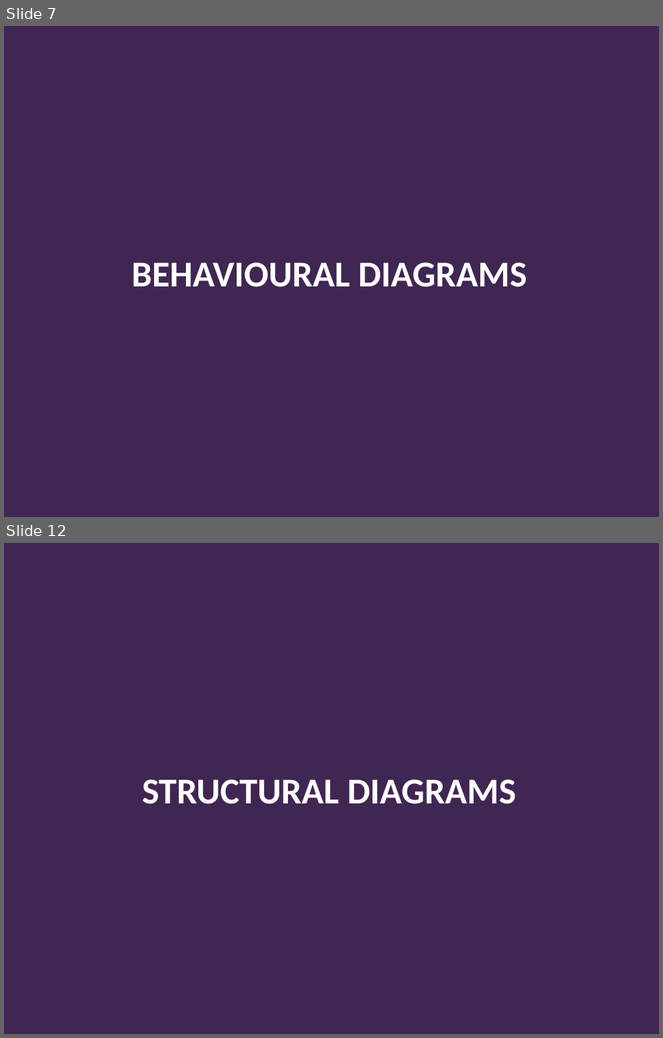
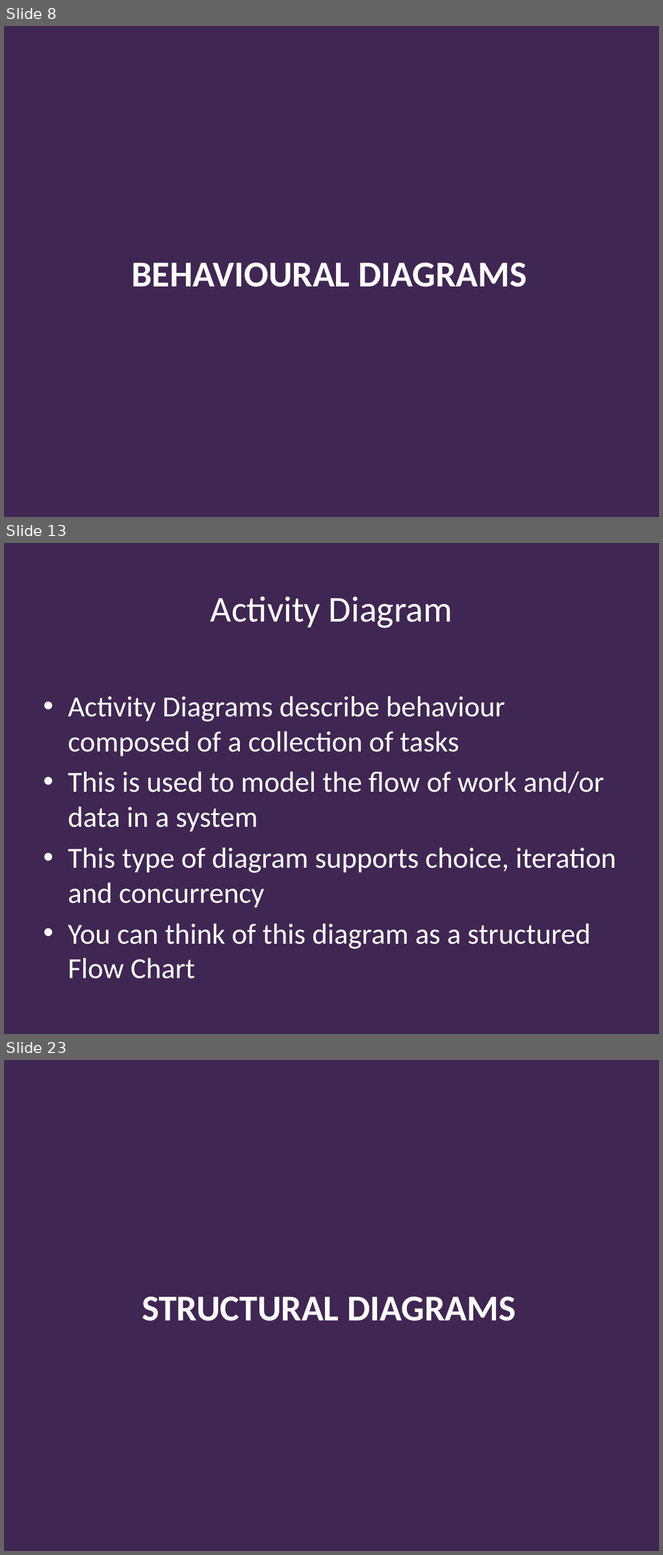
Before and after one commit to Falmouth-Games-Academy/bsc-course-materials, a slide deck: COMP140/04/2019-20-COMP140-04-lecture.pptx. Shown one above the other, each under a label of ours: slides 7 and 12 before the commit, slides 8, 13 and 23 after it; the slides between them are not shown. The pictures are 663x1038 and 663x1555 pixels, drawn with LibreOffice and Linux fonts; fonts in the diff are those of the drawing; background and template pictures are left out. Boxes give left, top, right and bottom in pixels: in the first picture for what was removed or moved away, otherwise in the second. Text is boxed around its words. In the diff, an @@ line names an element or a change of style, - is before the commit and + after.

```diff
--- a/COMP140/04/2019-20-COMP140-04-lecture.pptx
+++ b/COMP140/04/2019-20-COMP140-04-lecture.pptx
@@ slide 13 added at bbox=[4, 543, 659, 1034], background #402652 @@
@@ title added at bbox=[211, 596, 452, 628], 40 pt, text #FFFFFF @@
+Activity Diagram
@@ text added at bbox=[68, 696, 616, 979], 32 pt, text #FFFFFF @@
+• Activity Diagrams describe behaviour composed of a collection of tasks
+• This is used to model the flow of work and/or data in a system
+• This type of diagram supports choice, iteration and concurrency
+• You can think of this diagram as a structured Flow Chart
@@ what was slide 7 is now slide 8 @@
@@ what was slide 12 is now slide 23 @@
```
Also in this commit, not shown: 8 slides changed, 19 other slides added, 14 other files.
